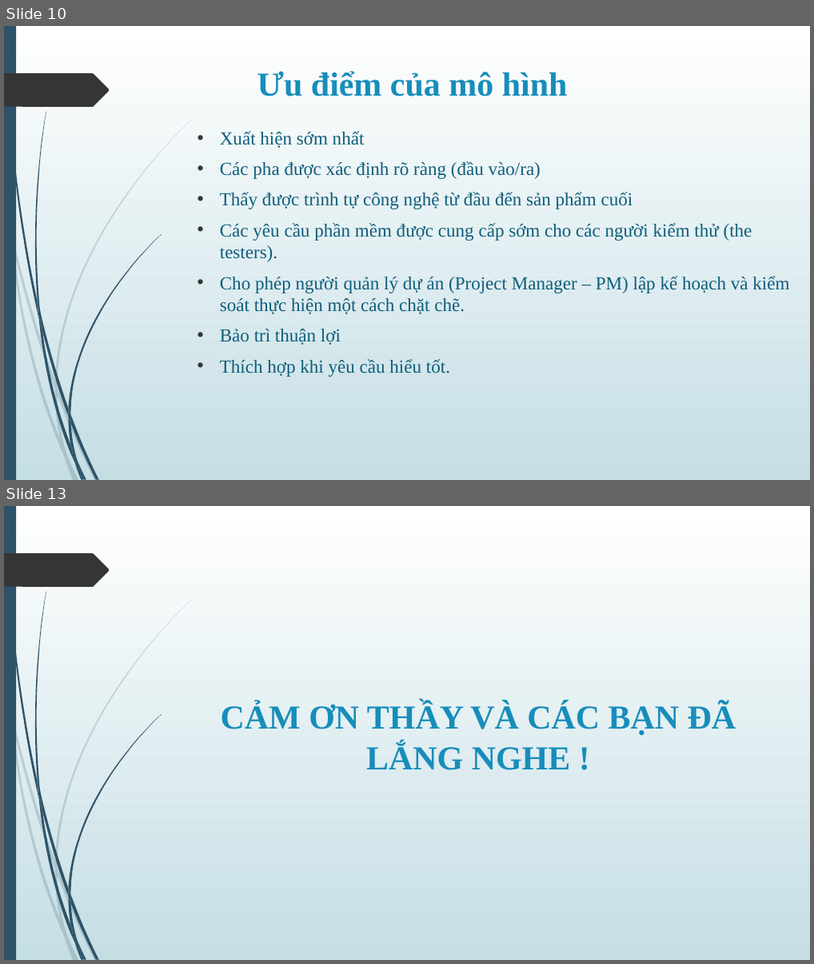
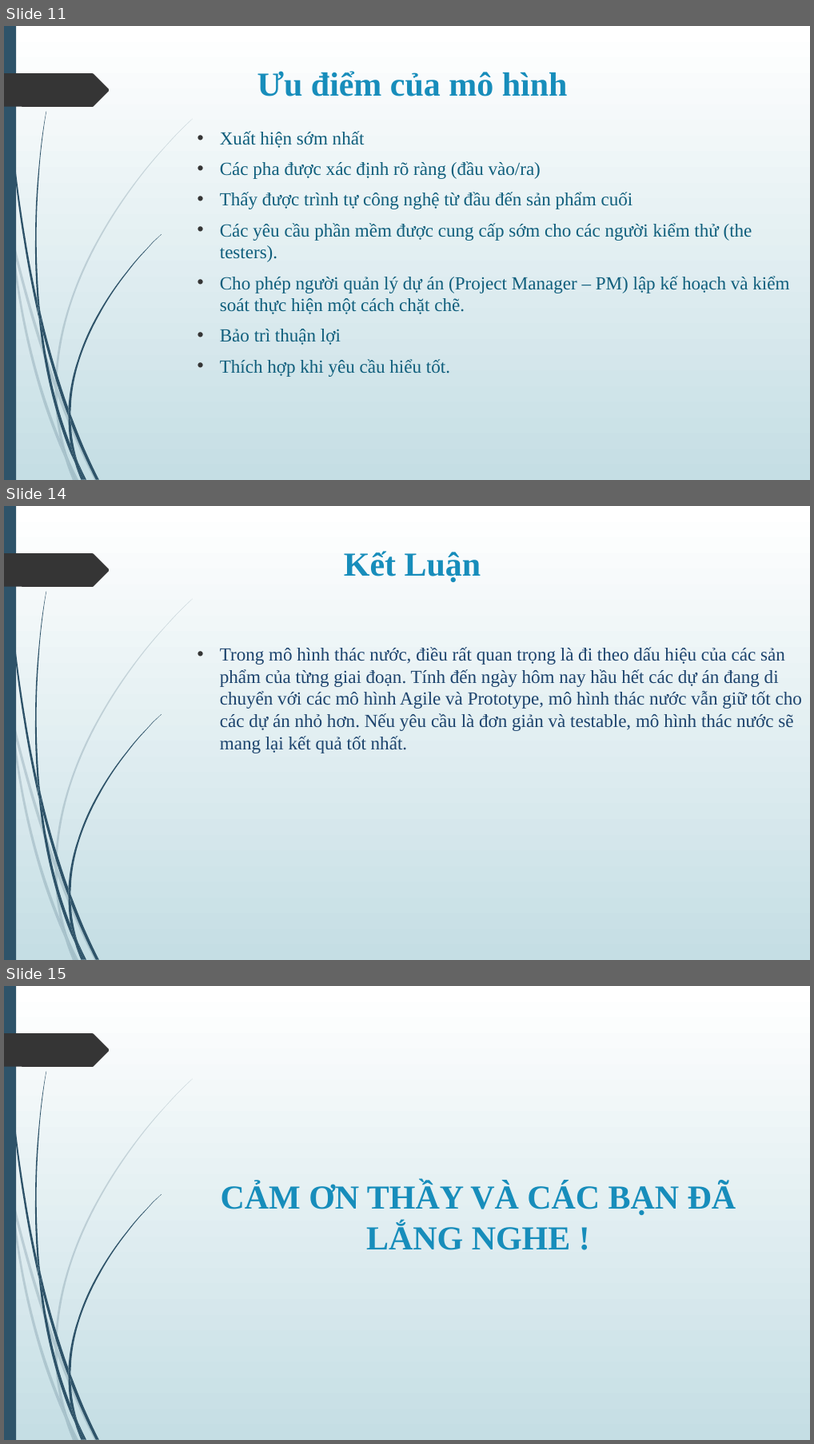
Before and after one commit to vanhoinguyen/QUANLYKHACHSAN_G4_TEAM, a slide deck: Báo Cáo/SEMINAR_NHOM_G4.pptx. Shown one above the other, each under a label of ours: slides 10 and 13 before the commit, slides 11, 14 and 15 after it; the slides between them are not shown. The pictures are 814x964 and 814x1444 pixels, drawn with LibreOffice and Linux fonts; fonts in the diff are those of the drawing. Boxes give left, top, right and bottom in pixels: in the first picture for what was removed or moved away, otherwise in the second. Text is boxed around its words. In the diff, an @@ line names an element or a change of style, - is before the commit and + after.

```diff
--- a/Báo Cáo/SEMINAR_NHOM_G4.pptx
+++ b/Báo Cáo/SEMINAR_NHOM_G4.pptx
@@ slide 14 added at box(4, 506, 810, 960), background gradient #FFFFFF to #C5DEE5; not listed: 24 template elements that a slide beside it also shows @@
@@ title added at box(344, 551, 482, 582), 40 pt, text #178DBB, bold @@
+Kết Luận
@@ text added at box(220, 647, 802, 753), 22 pt, text #1C436D @@
+• Trong mô hình thác nước, điều rất quan trọng là đi theo dấu hiệu của các sản phẩm của từng giai đoạn. Tính đến ngày hôm nay hầu hết các dự án đang di chuyển với các mô hình Agile và Prototype, mô hình thác nước vẫn giữ tốt cho các dự án nhỏ hơn. Nếu yêu cầu là đơn giản và testable, mô hình thác nước sẽ mang lại kết quả tốt nhất.
@@ what was slide 10 is now slide 11 @@
@@ what was slide 13 is now slide 15 @@
```
Also in this commit, not shown: 4 slides changed, 1 other slide added, 1 other file.
